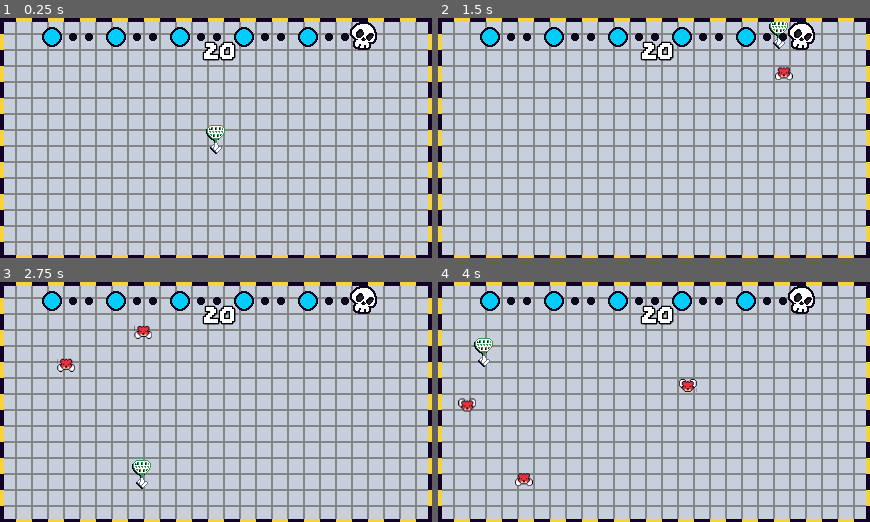
Above: before the commit, frames 1-4 (two rows, left to right).
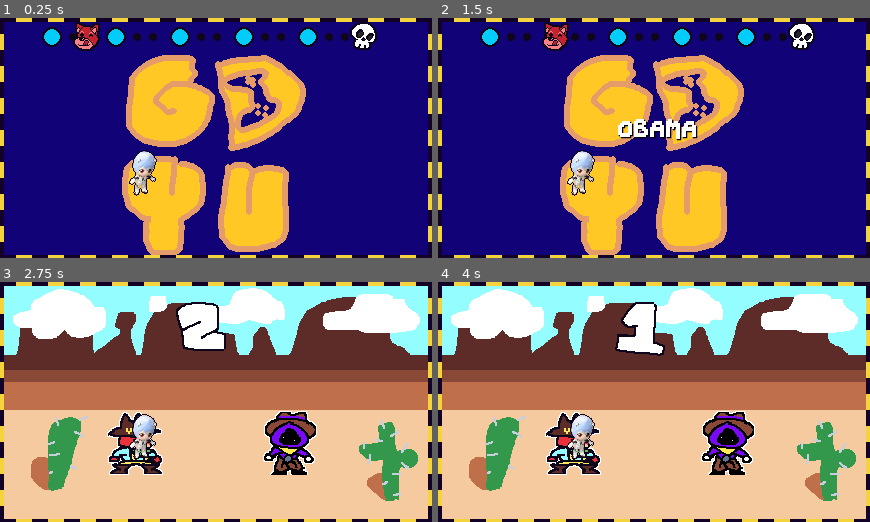
Above: after the commit, the same moments.

Repository: JUB-Yoush/scrimblo-games-vol1
Game: Godot game, scene res://main.tscn
The game is run twice, just before and just after one commit, with the same random seed, the same clock (stepped at 60 frames per second) and the same inputs. This scene is started directly instead of the project's main scene.
Inputs (mouse positions are in pixels of both pictures, inside the frame that each line leads up to):
- Up to frame 1 (0.25 s): no input
- Up to frame 2 (1.5 s): tap Enter (ui_accept) at 0.5, 0.77, 1.07 s; move the mouse to (749, 126) at 0.52 s; hold Right (ui_right) from 0.53 s (still down); tap Space (draw) at 0.6, 1.35 s; click (749, 126) at 0.67 s; move the mouse to (779, 32) at 1.27 s; click (779, 32) at 1.42 s
- Up to frame 3 (2.75 s): tap Enter (ui_accept) at 1.52, 1.82 s; move the mouse to (142, 474) at 2.02 s; release Right (ui_right) at 2.03 s; hold Left (ui_left) from 2.03 s (still down); tap Space (draw) at 2.1 s; click (142, 474) at 2.17 s
- Up to frame 4 (4 s): move the mouse to (502, 370) at 2.77 s; release Left (ui_left) at 2.78 s; hold Right (ui_right) from 2.78 s (still down); tap Space (draw) at 2.85, 3.6 s; click (502, 370) at 2.92 s; tap Enter (ui_accept) at 3.02, 3.32, 3.77 s; move the mouse to (485, 351) at 3.52 s; click (485, 351) at 3.67 s

The runs differ from the first frame. In frame 1, 93% of the frame differs, in the area x 0-100%, y 1-99%; in frame 2, 93%; in frame 3, 94%; in frame 4, 94%.

Commit message:
in between game transitions? like... actually working on the game?

Diff:
--- a/games/yiik/src/game.tscn
+++ b/games/yiik/src/game.tscn
@@ -1,6 +1,6 @@
-[gd_scene load_steps=7 format=3 uid="uid://dmc8o2plq472b"]
+[gd_scene load_steps=7 format=3 uid="uid://cg0glil55gaq4"]
 
-[ext_resource type="Script" path="res://games/yiik/game.gd" id="1_3sa2k"]
+[ext_resource type="Script" path="res://games/yiik/src/game.gd" id="1_6lwmk"]
 [ext_resource type="Texture2D" uid="uid://comjrkv8x7gky" path="res://games/yiik/assets/talkbox.png" id="2_oce5u"]
 [ext_resource type="Texture2D" uid="uid://dji2dysnmfygn" path="res://games/yiik/assets/alex2.png" id="2_v0j2h"]
 
@@ -66,7 +66,7 @@
 }
 
 [node name="Game" type="Node2D"]
-script = ExtResource("1_3sa2k")
+script = ExtResource("1_6lwmk")
 
 [node name="ColorRect" type="ColorRect" parent="."]
 offset_right = 432.0
--- a/main.gd
+++ b/main.gd
@@ -1,6 +1,6 @@
 extends Node2D
 
-var microgames:Array[String] = ["quickdraw","yiik","flyswat","mushroom","yudumsort",]
+var microgames:Array[String] = ["quickdraw","yiik","flyswat","yudumsort",]
 var playedGames:Array[String] = []
 var result:bool
 var lives:int:
@@ -11,12 +11,15 @@
 
 var score:int
 @onready var minigameWindow = $SubViewportContainer/Minigame
+@onready var gameParent = $GameParent
+@onready var animPlayer = $AnimationPlayer
 
 # Called when the node enters the scene tree for the first time.
 func _ready() -> void:
 	lives = 5
 	score = 0
-	pick_game()
+	move_scrimblo()
+	between_games()
 	pass # Replace with function body.
 
 func game_over():
@@ -38,7 +41,8 @@
 	var currGame:PackedScene = load(gameString)
 	var gameInstance = currGame.instantiate()
 
-	minigameWindow.add_child(gameInstance)
+	#minigameWindow.add_child(gameInstance)
+	gameParent.add_child(gameInstance)
 	gameInstance.game_over.connect(func(res): result = res )
 	await gameInstance.game_over
 
@@ -46,9 +50,27 @@
 	if result == true:
 		playedGames.append(gameString)
 		score += 2
+		gameInstance.get_child(0).queue_free()
 	else:
 		playedGames.append(gameString)
 		score -= 1
 		lives -= 1
 	if lives > 0:
-		pick_game()
+		between_games()
+
+func move_scrimblo():
+	var scrimblo_move_offset = 64
+	var tween = create_tween()
+	tween.tween_property(%ScrimbloIcon,"position",Vector2(%ScrimbloIcon.position.x + 64,%ScrimbloIcon.position.y),.5)
+
+func between_games():
+	animPlayer.play("close")
+	%ProgressUi.visible = true
+	move_scrimblo()
+	await get_tree().create_timer(.5).timeout
+	%Prompt.visible = true
+	await get_tree().create_timer(1).timeout
+	%ProgressUi.visible = false
+	animPlayer.play("open")
+	%Prompt.visible = false
+	pick_game()
--- a/main.tscn
+++ b/main.tscn
@@ -1,9 +1,144 @@
-[gd_scene load_steps=5 format=3 uid="uid://43nemurnpe4c"]
+[gd_scene load_steps=16 format=3 uid="uid://43nemurnpe4c"]
 
 [ext_resource type="Script" path="res://main.gd" id="1_58lve"]
 [ext_resource type="Texture2D" uid="uid://eb032wrne460" path="res://assets/border.png" id="2_ht23j"]
 [ext_resource type="Texture2D" uid="uid://41j33ouc6f5x" path="res://assets/prompt.png" id="3_6hep3"]
 [ext_resource type="Texture2D" uid="uid://b03mauinv1gfs" path="res://assets/scirmblo-progress-token.png" id="4_xgi41"]
+[ext_resource type="Texture2D" uid="uid://dh0yskkgsf5t" path="res://assets/transiton-l.png" id="5_csi2c"]
+[ext_resource type="Texture2D" uid="uid://mwj2a3davy07" path="res://assets/transiton-r.png" id="6_mno75"]
+[ext_resource type="FontFile" uid="uid://c0fl6pty7w5ci" path="res://games/flyswat/assets/Awe Mono Gold.ttf" id="7_rwdij"]
+[ext_resource type="Texture2D" uid="uid://dqs4tqjsd6il8" path="res://assets/lives.png" id="8_vurq1"]
+
+[sub_resource type="Animation" id="Animation_cwgph"]
+resource_name = "open"
+length = 0.2
+step = 0.1
+tracks/0/type = "value"
+tracks/0/imported = false
+tracks/0/enabled = true
+tracks/0/path = NodePath("Transitions/Sprite2D:position")
+tracks/0/interp = 1
+tracks/0/loop_wrap = true
+tracks/0/keys = {
+"times": PackedFloat32Array(0, 0.2),
+"transitions": PackedFloat32Array(1, 1),
+"update": 0,
+"values": [Vector2(0, 0), Vector2(-216, 0)]
+}
+tracks/1/type = "value"
+tracks/1/imported = false
+tracks/1/enabled = true
+tracks/1/path = NodePath("Transitions/Sprite2D2:position")
+tracks/1/interp = 1
+tracks/1/loop_wrap = true
+tracks/1/keys = {
+"times": PackedFloat32Array(0, 0.2),
+"transitions": PackedFloat32Array(1, 1),
+"update": 0,
+"values": [Vector2(216, 0), Vector2(432, 0)]
+}
+
+[sub_resource type="Animation" id="Animation_kdxa6"]
+length = 0.001
+tracks/0/type = "value"
+tracks/0/imported = false
+tracks/0/enabled = true
+tracks/0/path = NodePath("Transitions/Sprite2D:position")
+tracks/0/interp = 1
+tracks/0/loop_wrap = true
+tracks/0/keys = {
+"times": PackedFloat32Array(0),
+"transitions": PackedFloat32Array(1),
+"update": 0,
+"values": [Vector2(0, 0)]
+}
+tracks/1/type = "value"
+tracks/1/imported = false
+tracks/1/enabled = true
+tracks/1/path = NodePath("Transitions/Sprite2D2:position")
+tracks/1/interp = 1
+tracks/1/loop_wrap = true
+tracks/1/keys = {
+"times": PackedFloat32Array(0),
+"transitions": PackedFloat32Array(1),
+"update": 0,
+"values": [Vector2(216, 0)]
+}
+
+[sub_resource type="Animation" id="Animation_660ot"]
+resource_name = "close"
+length = 0.2
+step = 0.1
+tracks/0/type = "value"
+tracks/0/imported = false
+tracks/0/enabled = true
+tracks/0/path = NodePath("Transitions/Sprite2D:position")
+tracks/0/interp = 1
+tracks/0/loop_wrap = true
+tracks/0/keys = {
+"times": PackedFloat32Array(0, 0.2),
+"transitions": PackedFloat32Array(1, 1),
+"update": 0,
+"values": [Vector2(-216, 0), Vector2(0, 0)]
+}
+tracks/1/type = "value"
+tracks/1/imported = false
+tracks/1/enabled = true
+tracks/1/path = NodePath("Transitions/Sprite2D2:position")
+tracks/1/interp = 1
+tracks/1/loop_wrap = true
+tracks/1/keys = {
+"times": PackedFloat32Array(0, 0.2),
+"transitions": PackedFloat32Array(1, 1),
+"update": 0,
+"values": [Vector2(432, 0), Vector2(216, 0)]
+}
+
+[sub_resource type="AnimationLibrary" id="AnimationLibrary_gg6qs"]
+_data = {
+"RESET": SubResource("Animation_kdxa6"),
+"close": SubResource("Animation_660ot"),
+"open": SubResource("Animation_cwgph")
+}
+
+[sub_resource type="Animation" id="Animation_lcmx3"]
+resource_name = "shake"
+length = 0.2
+loop_mode = 2
+step = 0.1
+tracks/0/type = "value"
+tracks/0/imported = false
+tracks/0/enabled = true
+tracks/0/path = NodePath("AnimationPlayer/Prompt:rotation")
+tracks/0/interp = 1
+tracks/0/loop_wrap = true
+tracks/0/keys = {
+"times": PackedFloat32Array(0, 0.2),
+"transitions": PackedFloat32Array(1, 1),
+"update": 0,
+"values": [-0.261799, 0.261799]
+}
+
+[sub_resource type="Animation" id="Animation_ybvfx"]
+length = 0.001
+tracks/0/type = "value"
+tracks/0/imported = false
+tracks/0/enabled = true
+tracks/0/path = NodePath("AnimationPlayer/Prompt:rotation")
+tracks/0/interp = 1
+tracks/0/loop_wrap = true
+tracks/0/keys = {
+"times": PackedFloat32Array(0),
+"transitions": PackedFloat32Array(1),
+"update": 0,
+"values": [0.0]
+}
+
+[sub_resource type="AnimationLibrary" id="AnimationLibrary_xal1y"]
+_data = {
+"RESET": SubResource("Animation_ybvfx"),
+"shake": SubResource("Animation_lcmx3")
+}
 
 [node name="Main" type="Node2D"]
 script = ExtResource("1_58lve")
@@ -13,25 +148,79 @@
 z_as_relative = false
 texture = ExtResource("2_ht23j")
 
+[node name="ProgressUi" type="VBoxContainer" parent="border"]
+unique_name_in_owner = true
+visible = false
+layout_mode = 0
+offset_top = 4.0
+offset_right = 432.0
+offset_bottom = 237.0
+
+[node name="LevelBar" type="TextureRect" parent="border/ProgressUi"]
+layout_mode = 2
+texture = ExtResource("3_6hep3")
+stretch_mode = 2
+
+[node name="ScrimbloIcon" type="Sprite2D" parent="border/ProgressUi"]
+unique_name_in_owner = true
+position = Vector2(53, 15)
+texture = ExtResource("4_xgi41")
+
 [node name="SubViewportContainer" type="SubViewportContainer" parent="."]
+visible = false
+z_index = 8
 offset_right = 40.0
 offset_bottom = 40.0
 
 [node name="Minigame" type="SubViewport" parent="SubViewportContainer"]
 handle_input_locally = false
 size = Vector2i(432, 240)
-render_target_update_mode = 4
-
-[node name="VBoxContainer" type="VBoxContainer" parent="."]
-offset_top = 4.0
-offset_right = 432.0
-offset_bottom = 237.0
-
-[node name="TextureRect" type="TextureRect" parent="VBoxContainer"]
+render_target_update_mode = 0
+
+[node name="GameParent" type="Node2D" parent="."]
+
+[node name="Transitions" type="Node2D" parent="."]
+
+[node name="Sprite2D" type="Sprite2D" parent="Transitions"]
+texture = ExtResource("5_csi2c")
+centered = false
+
+[node name="Sprite2D2" type="Sprite2D" parent="Transitions"]
+position = Vector2(216, 0)
+texture = ExtResource("6_mno75")
+centered = false
+
+[node name="AnimationPlayer" type="AnimationPlayer" parent="."]
+libraries = {
+"": SubResource("AnimationLibrary_gg6qs")
+}
+
+[node name="Prompt" type="MarginContainer" parent="AnimationPlayer"]
+unique_name_in_owner = true
+visible = false
+offset_left = 212.0
+offset_top = 91.0
+offset_right = 260.0
+offset_bottom = 131.0
+theme_override_constants/margin_left = -32
+
+[node name="Label" type="Label" parent="AnimationPlayer/Prompt"]
 layout_mode = 2
-texture = ExtResource("3_6hep3")
-stretch_mode = 2
-
-[node name="ScrimbloIcon" type="Sprite2D" parent="."]
-position = Vector2(-23, 21)
-texture = ExtResource("4_xgi41")
+theme_override_colors/font_shadow_color = Color(0, 0, 0, 1)
+theme_override_colors/font_outline_color = Color(0, 0, 0, 1)
+theme_override_fonts/font = ExtResource("7_rwdij")
+theme_override_font_sizes/font_size = 32
+text = "OBAMA"
+metadata/_edit_use_anchors_ = true
+
+[node name="textAnimPlayer" type="AnimationPlayer" parent="."]
+libraries = {
+"": SubResource("AnimationLibrary_xal1y")
+}
+autoplay = "shake"
+
+[node name="Sprite2D" type="Sprite2D" parent="."]
+
+[node name="Lives" type="Sprite2D" parent="."]
+position = Vector2(144, 155)
+texture = ExtResource("8_vurq1")
Binary file added: assets/transiton-l.png
Not shown, added: assets/transiton-l.png.import
Binary file added: assets/transiton-r.png
Not shown, added: assets/transiton-r.png.import
Binary file added: assets/transiton.aseprite
Binary file added: assets/transiton.png
Not shown, added: assets/transiton.png.import
Empty file removed: games/yiik/game.gd
Not shown: 1 places in games/yiik/game.tscn that only renumber resources
